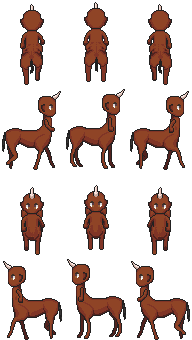
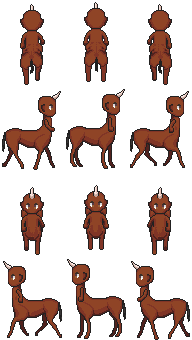
Layers edited between the first and the second 192px x 340px image:
painted on "body" over left=2, top=140, right=190, bottom=340
